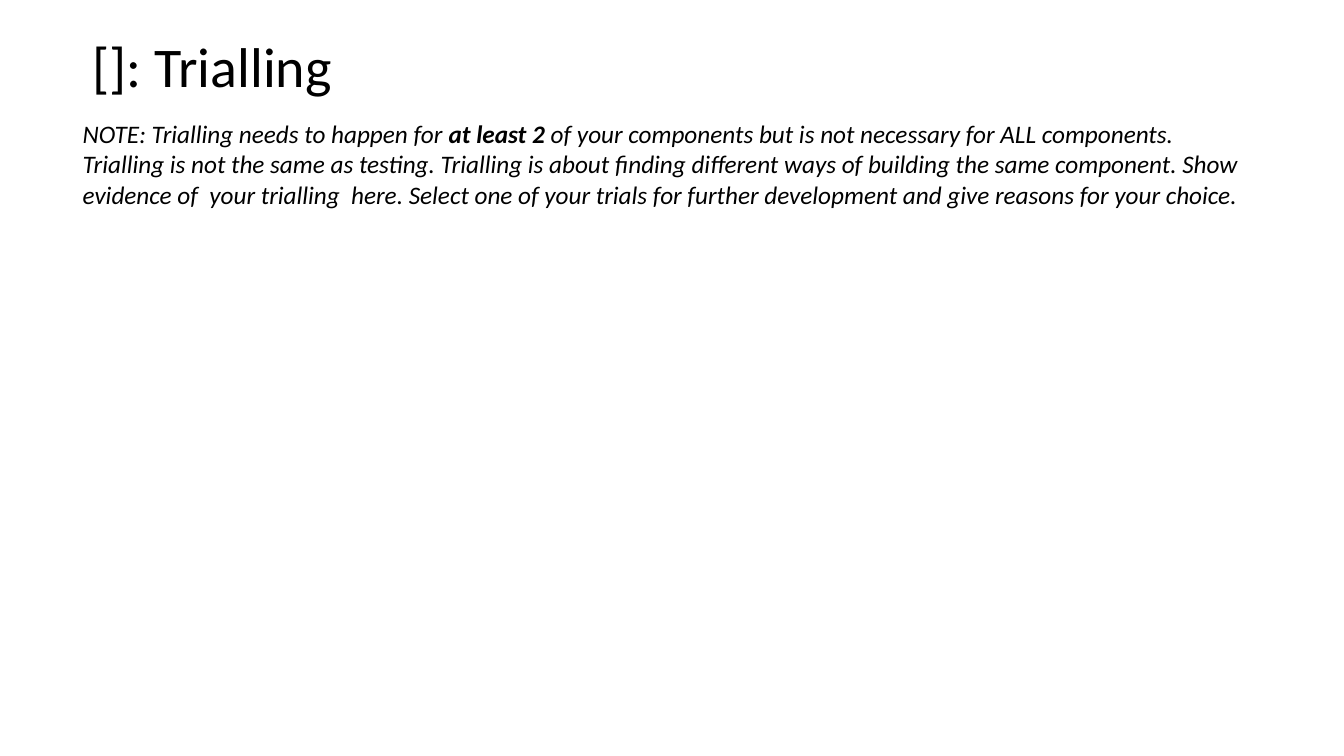
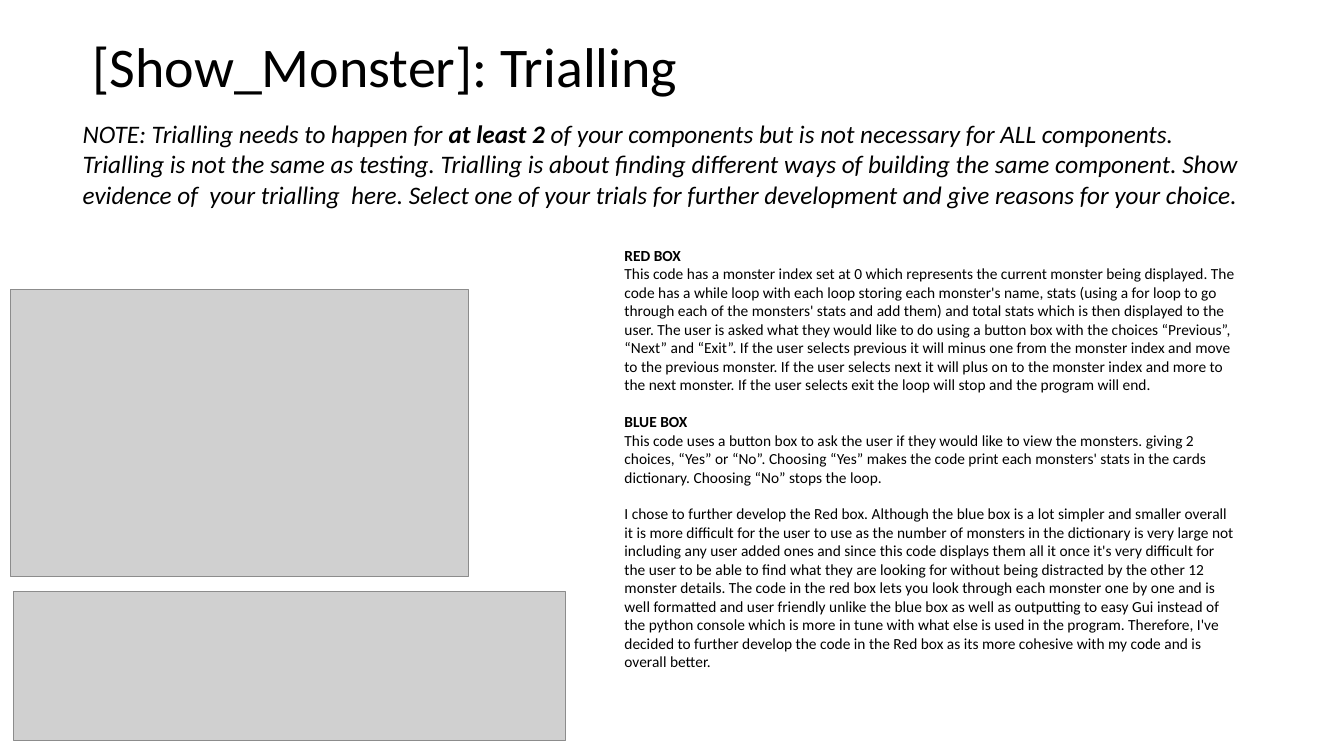
Before and after one commit to peter123321123321/Monster-Cards-Internal, a slide deck: slide 28 of 2.7 and 2.8 Documentation Template.pptx (slide 25 before the commit). Drawn at 1344x756 pixels with LibreOffice and Linux fonts; fonts in the diff are those of the drawing; grey boxes stand for pictures. Boxes give left, top, right and bottom in pixels: in the first picture for what was removed or moved away, otherwise in the second. Text is boxed around its words. In the diff, an @@ line names an element or a change of style, - is before the commit and + after.

```diff
--- a/2.7 and 2.8 Documentation Template.pptx
+++ b/2.7 and 2.8 Documentation Template.pptx
@@ title at <box>93,46,677,97</box>: text changed @@
-[]: Trialling
+[Show_Monster]: Trialling
@@ text added at <box>624,251,1234,667</box>, 11 pt, text #000000 @@
+RED BOX
+This code has a monster index set at 0 which represents the current monster being displayed. The code has a while loop with each loop storing each monster's name, stats (using a for loop to go through each of the monsters' stats and add them) and total stats which is then displayed to the user. The user is asked what they would like to do using a button box with the choices “Previous”, “Next” and “Exit”. If the user selects previous it will minus one from the monster index and move to the previous monster. If the user selects next it will plus on to the monster index and more to the next monster. If the user selects exit the loop will stop and the program will end.
+BLUE BOX
+This code uses a button box to ask the user if they would like to view the monsters. giving 2 choices, “Yes” or “No”. Choosing “Yes” makes the code print each monsters' stats in the cards dictionary. Choosing “No” stops the loop.
+I chose to further develop the Red box. Although the blue box is a lot simpler and smaller overall it is more difficult for the user to use as the number of monsters in the dictionary is very large not including any user added ones and since this code displays them all it once it's very difficult for the user to be able to find what they are looking for without being distracted by the other 12 monster details. The code in the red box lets you look through each monster one by one and is well formatted and user friendly unlike the blue box as well as outputting to easy Gui instead of the python console which is more in tune with what else is used in the program. Therefore, I've decided to further develop the code in the Red box as its more cohesive with my code and is overall better.
@@ picture added at <box>10,289,468,577</box> @@
@@ picture added at <box>14,592,566,741</box> @@
```
Also in this commit, not shown: 8 other slides changed, 17 slides added.
